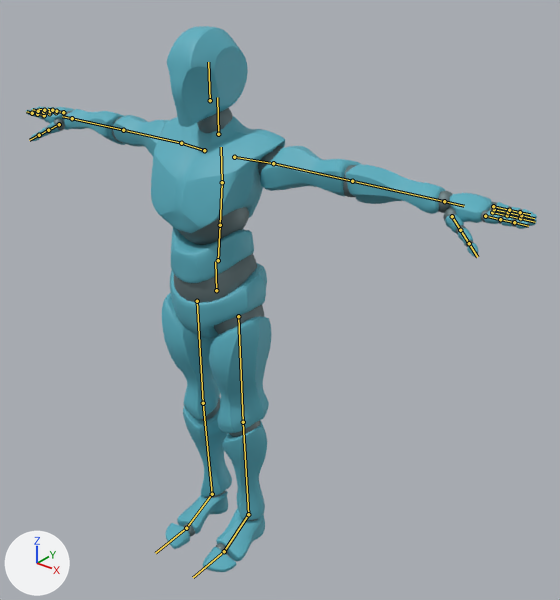
An edit to the glTF model assets/models/character_default.glb, drawn before and after from the same camera.
Both versions are drawn from a camera (50 mm lens) standing at (1.57, -1.64, 2.06) and looking at (0.13, 0.17, 0.94). Lighting does not change. The marker at lower left points along +X, +Y and +Z. The bones that bend it are drawn over the model as lines.

Names of what the first picture shows: 'alpha_joints', 'alpha_surface'.
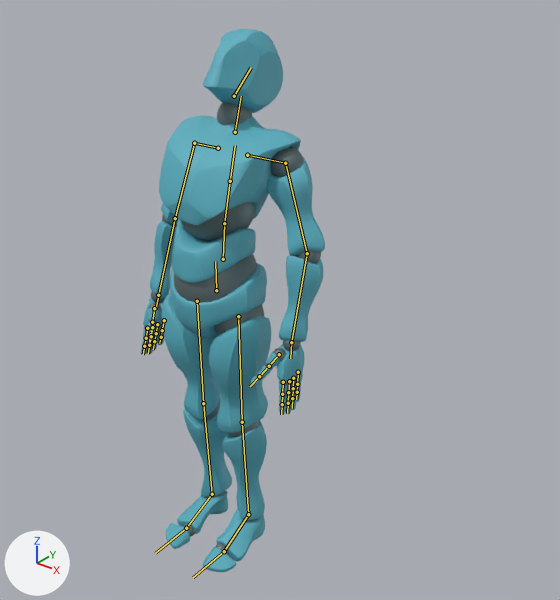
The newer file adds an action. The first version stands in its rest pose; the second is drawn at frame 1 of the action 'look_up'.

Where the change shows, as pixel boxes (x1, y1, x2, y2) in the pictures (560 x 600 px):
'alpha_surface', posed (64% narrower)
    before: (26, 26, 537, 572)
    after: (141, 29, 325, 572)
'alpha_joints', posed (64% narrower)
    before: (30, 108, 523, 555)
    after: (142, 102, 321, 555)
bone 'mixamorig:Spine', root to tip
    before: (218, 260) to (220, 225)
    after: (223, 259) to (224, 223)
bone 'mixamorig:Spine1', root to tip
    before: (220, 225) to (222, 182)
    after: (224, 223) to (230, 181)
bone 'mixamorig:Spine2', root to tip
    before: (222, 182) to (221, 147)
    after: (230, 181) to (235, 145)
bone 'mixamorig:Neck', root to tip
    before: (218, 134) to (217, 97)
    after: (235, 132) to (241, 96)
bone 'mixamorig:Head', root to tip
    before: (210, 100) to (208, 62)
    after: (234, 96) to (251, 67)
bone 'mixamorig:LeftArm', root to tip
    before: (273, 163) to (352, 181)
    after: (285, 163) to (307, 253)
bone 'mixamorig:LeftForeArm', root to tip
    before: (352, 181) to (444, 201)
    after: (307, 253) to (291, 342)
bone 'mixamorig:LeftHand', root to tip
    before: (444, 201) to (464, 206)
    after: (291, 342) to (290, 358)
bone 'mixamorig:RightArm', root to tip
    before: (181, 143) to (123, 130)
    after: (194, 143) to (175, 218)
bone 'mixamorig:RightForeArm', root to tip
    before: (123, 130) to (72, 118)
    after: (175, 218) to (158, 295)
bone 'mixamorig:RightHand', root to tip
    before: (72, 118) to (62, 116)
    after: (158, 295) to (156, 308)

The edits, one by one:
Bone 'mixamorig:Spine' (bone_mixamorig_spine) moves from (0.0, 0.0, 0.0) to (0.0, 0.001, -0.023).
Bone 'mixamorig:Spine' (bone_mixamorig_spine) turns from (0, 0, 0) to (1, 0, 0) degrees about its own x, y and z.
Bone 'mixamorig:Spine1' (bone_mixamorig_spine1) turns from (0, 0, 0) to (-8, 0, 0) degrees about its own x, y and z.
Bone 'mixamorig:Spine2' (bone_mixamorig_spine2) turns from (0, 0, 0) to (-7, 0, 0) degrees about its own x, y and z.
Bone 'mixamorig:Neck' (bone_mixamorig_neck) turns from (0, 0, 0) to (-3, 0, 0) degrees about its own x, y and z.
Bone 'mixamorig:Head' (bone_mixamorig_head) turns from (0, 0, 0) to (-31, 0, 0) degrees about its own x, y and z.
Bone 'mixamorig:LeftArm' (bone_mixamorig_leftarm) turns from (0, 0, 0) to (83, 22, 51) degrees about its own x, y and z.
Bone 'mixamorig:LeftForeArm' (bone_mixamorig_leftforearm) turns from (0, 0, 0) to (0, 0, 23) degrees about its own x, y and z.
Bone 'mixamorig:LeftHand' (bone_mixamorig_lefthand) turns from (0, 0, 0) to (11, -52, -16) degrees about its own x, y and z.
Bone 'mixamorig:RightArm' (bone_mixamorig_rightarm) turns from (0, 0, 0) to (85, -15, -52) degrees about its own x, y and z.
Bone 'mixamorig:RightForeArm' (bone_mixamorig_rightforearm) turns from (0, 0, 0) to (0, 0, -12) degrees about its own x, y and z.
Bone 'mixamorig:RightHand' (bone_mixamorig_righthand) turns from (0, 0, 0) to (5, 52, 10) degrees about its own x, y and z.
